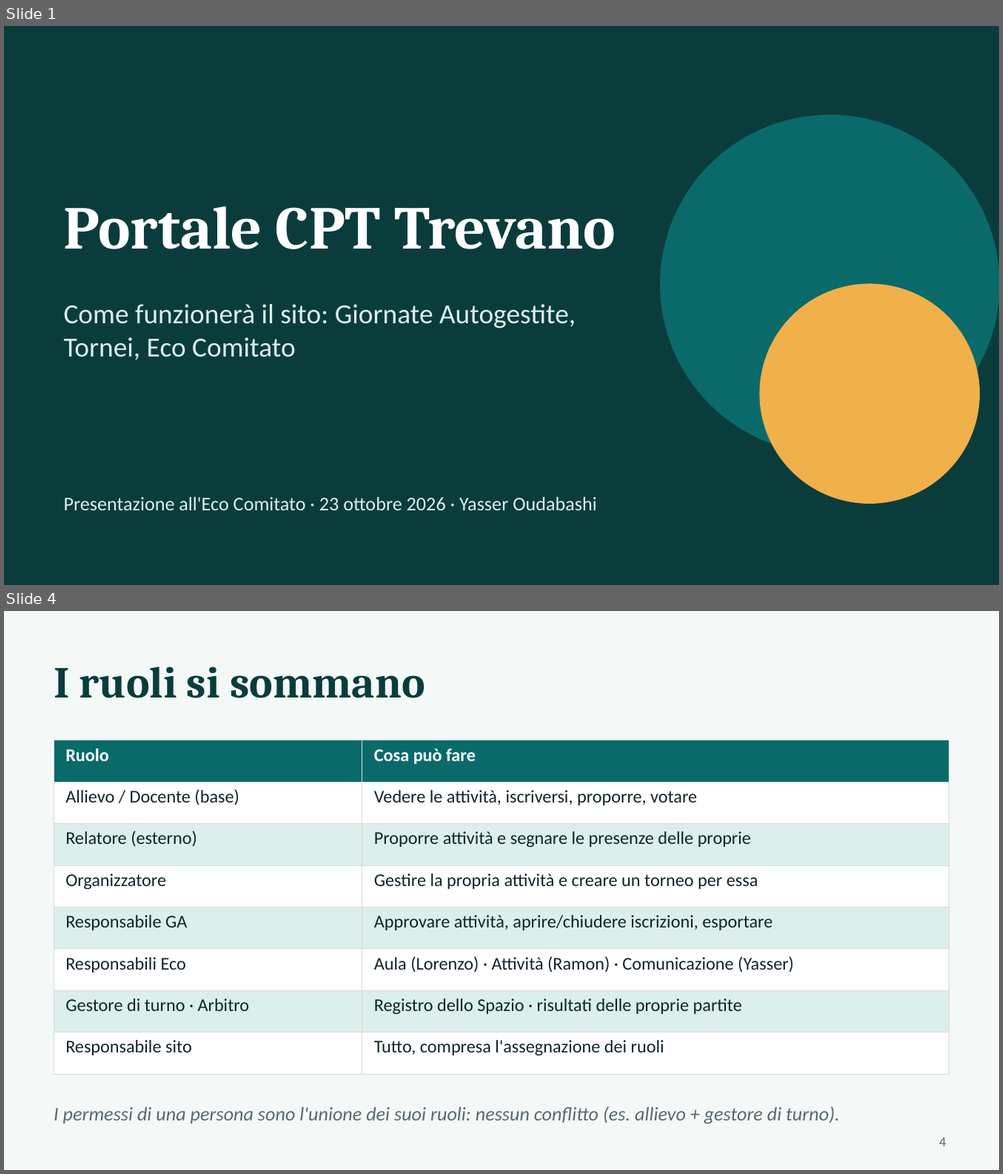
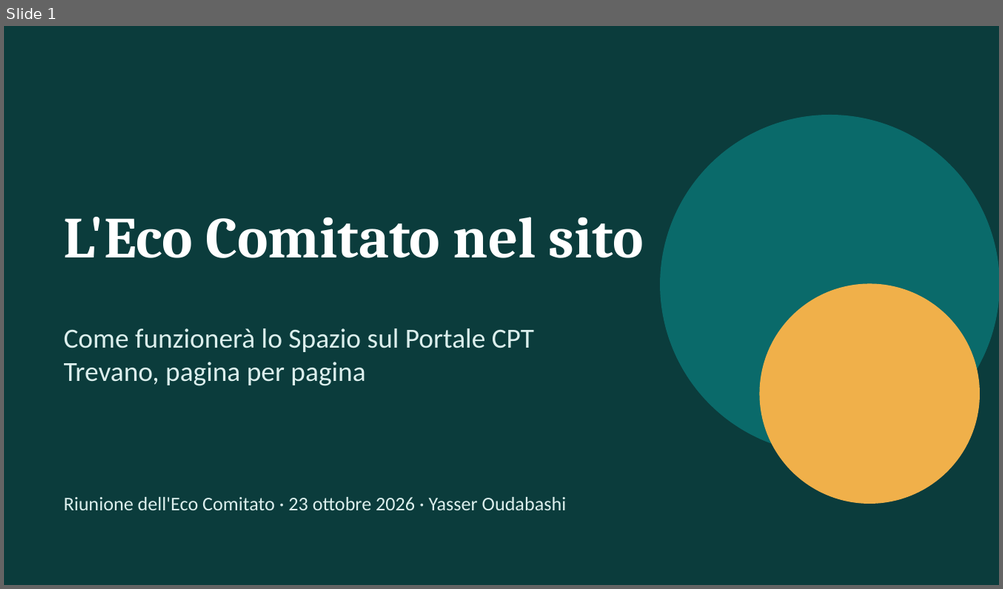
Before and after one commit to YasserOudabashi/CptSite, a slide deck: Presentazione/Presentazione_Sito_23-10-2026.pptx. Shown one above the other, each under a label of ours: slides 1 and 4 before the commit, slide 1 after it; the slides between them are not shown. The pictures are 1003x1174 and 1003x589 pixels, drawn with LibreOffice and Linux fonts; fonts in the diff are those of the drawing. Boxes give left, top, right and bottom in pixels: in the first picture for what was removed or moved away, otherwise in the second. Text is boxed around its words. In the diff, an @@ line names an element or a change of style, - is before the commit and + after.

```diff
--- a/Presentazione/Presentazione_Sito_23-10-2026.pptx
+++ b/Presentazione/Presentazione_Sito_23-10-2026.pptx
@@ slide 4 removed at [4,611,999,1170], background #F4F8F7 @@
@@ text removed at [54,667,425,698] @@
-I ruoli si sommano
@@ table removed at [54,741,949,1059], 8 rows, 2 columns @@
-Ruolo | Cosa può fare
-Allievo / Docente (base) | Vedere le attività, iscriversi, proporre, votare
-Relatore (esterno) | Proporre attività e segnare le presenze delle proprie
-Organizzatore | Gestire la propria attività e creare un torneo per essa
-Responsabile GA | Approvare attività, aprire/chiudere iscrizioni, esportare
-Responsabili Eco | Aula (Lorenzo) · Attività (Ramon) · Comunicazione (Yasser)
-Gestore di turno · Arbitro | Registro dello Spazio · risultati delle proprie partite
-Responsabile sito | Tutto, compresa l'assegnazione dei ruoli
@@ text removed at [54,1107,839,1125] @@
-I permessi di una persona sono l'unione dei suoi ruoli: nessun conflitto (es. allievo + gestore di turno).
@@ page number removed at [939,1138,945,1147] @@
-4
@@ slide 1 changed as well @@
@@ text at [64,217,643,258]: text changed; size 44 to 42 pt @@
-Portale CPT Trevano
+L'Eco Comitato nel sito
@@ text at [64,329,534,386]: text changed @@
-Come funzionerà il sito: Giornate Autogestite, Tornei, Eco Comitato
+Come funzionerà lo Spazio sul Portale CPT Trevano, pagina per pagina
@@ text at [64,497,566,511]: text changed @@
-Presentazione all'Eco Comitato · 23 ottobre 2026 · Yasser Oudabashi
+Riunione dell'Eco Comitato · 23 ottobre 2026 · Yasser Oudabashi
```
Also in this commit, not shown: 1 other slide changed, 13 slides added, 9 other slides removed, 1 other file.
